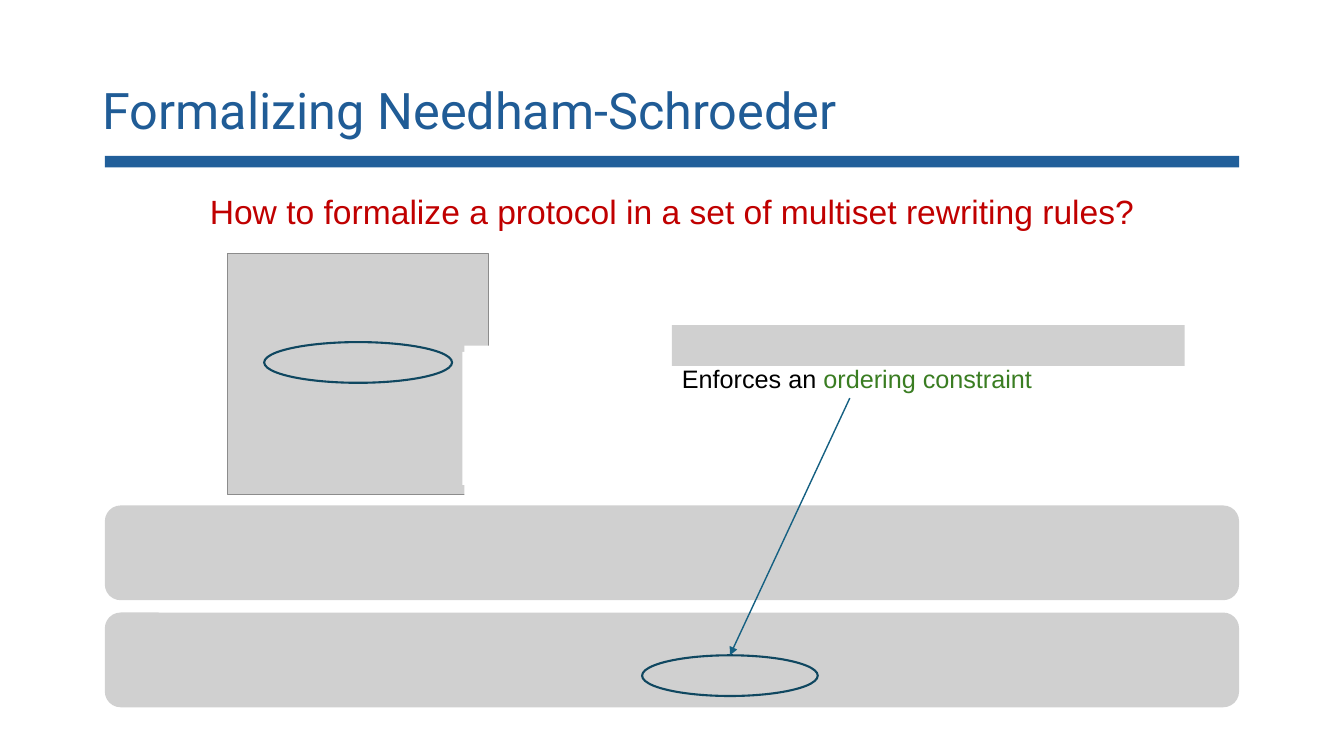
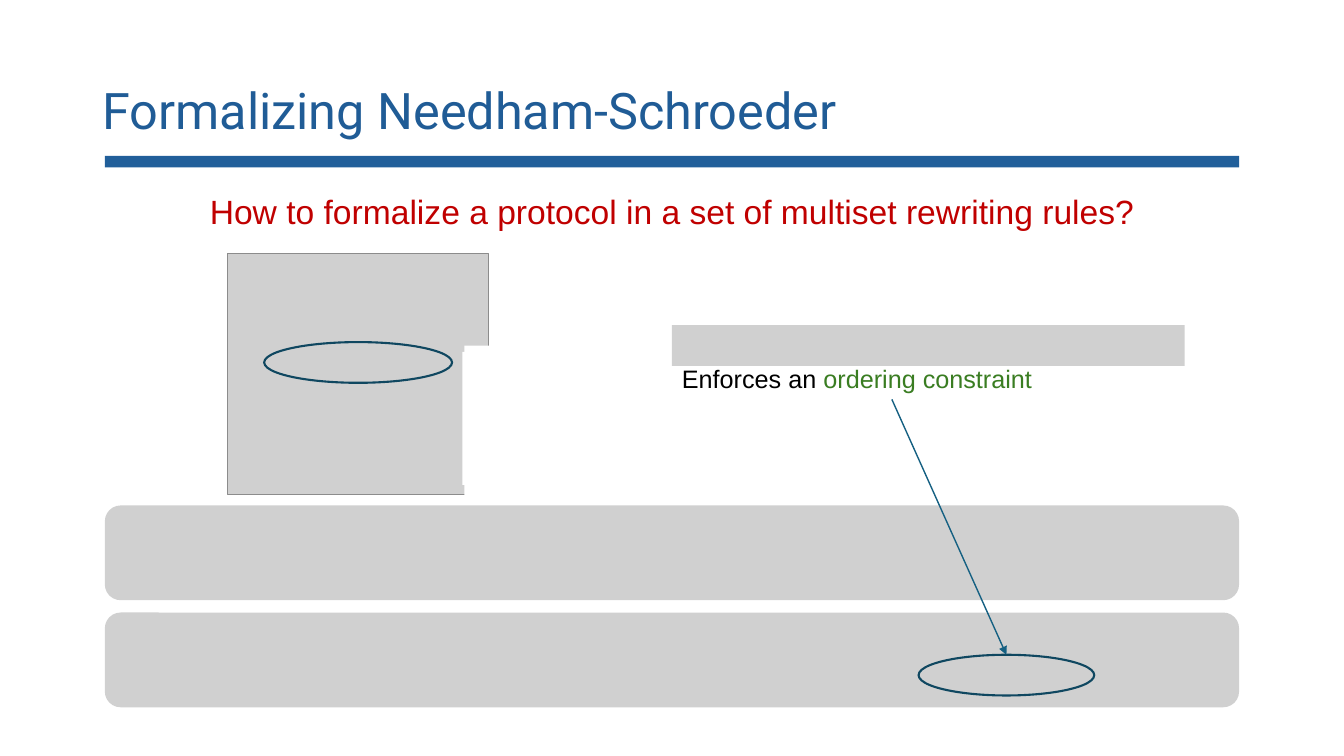
Before and after one commit to lorchrob/comp_slides, a slide deck: slide 47 of comp.pptx. Drawn at 1344x756 pixels with LibreOffice and Linux fonts; fonts in the diff are those of the drawing; grey boxes stand for pictures. Boxes give left, top, right and bottom in pixels: in the first picture for what was removed or moved away, otherwise in the second. Text is boxed around its words. In the diff, an @@ line names an element or a change of style, - is before the commit and + after.

```diff
--- a/comp.pptx
+++ b/comp.pptx
@@ arrow moved from (850, 398) - (730, 655) to (892, 399) - (1006, 655) @@
@@ ellipse: place and size @@
-ellipse at (642,655,818,696)
+ellipse at (919,655,1094,696)
```
Also in this commit, not shown: 13 other slides changed.
